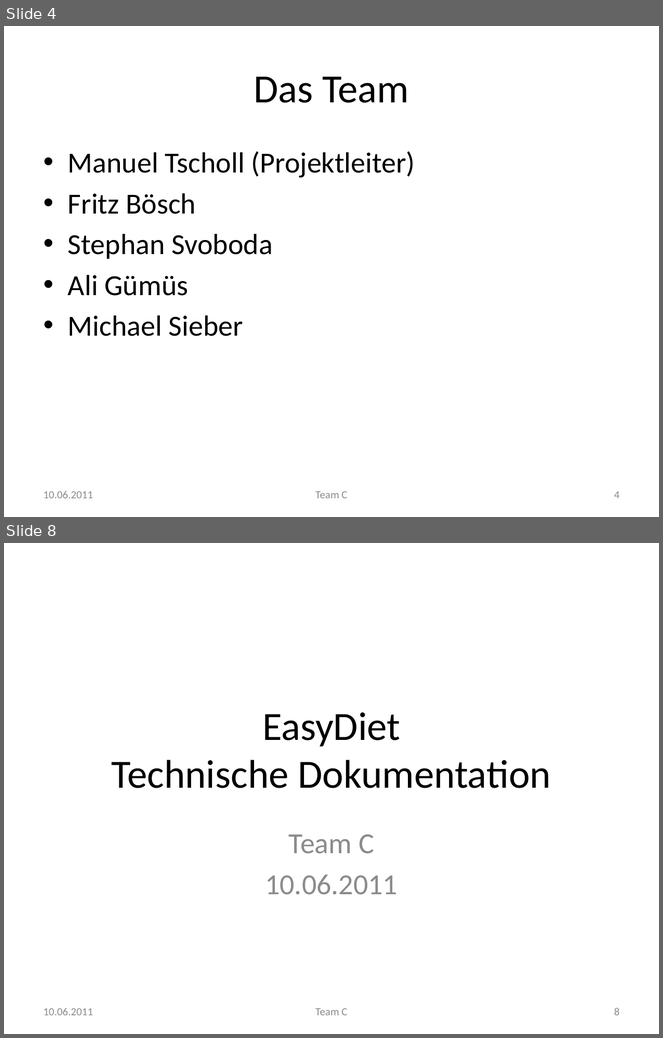
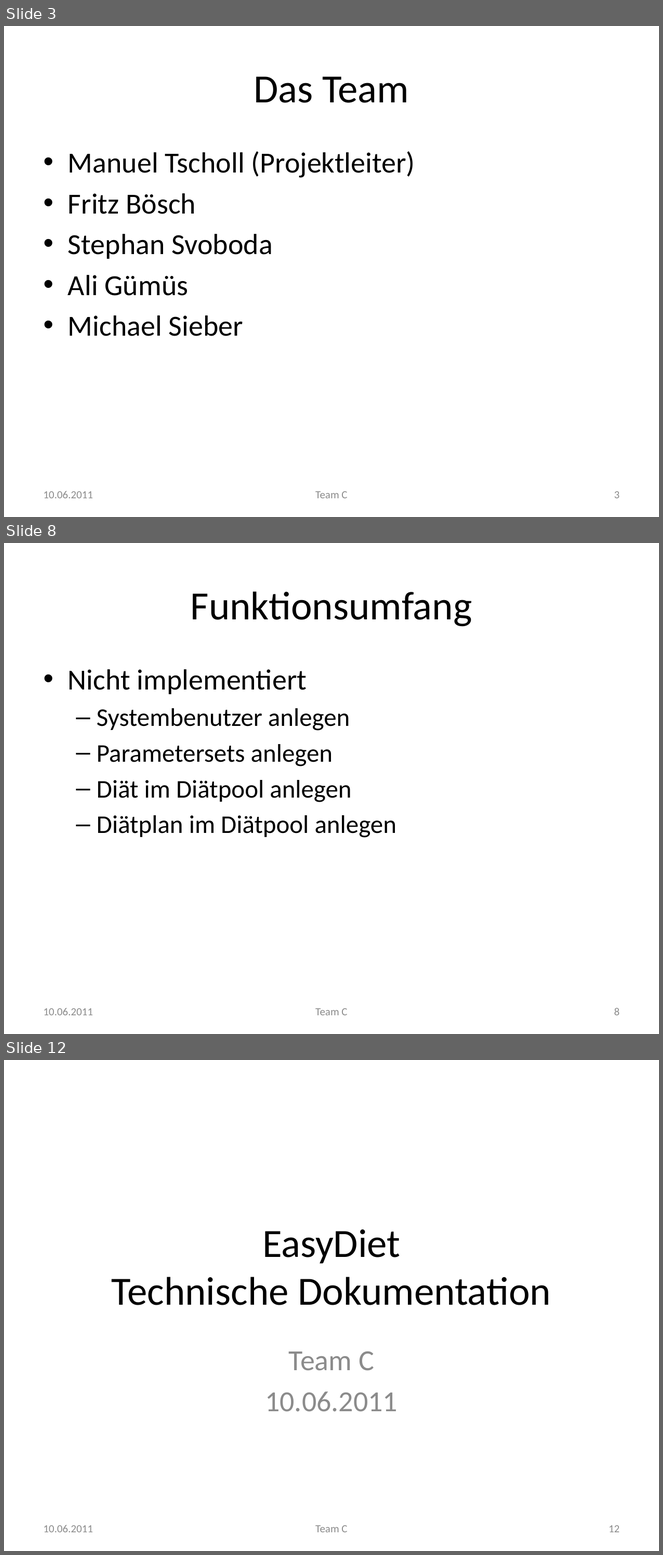
Before and after one commit to manuelTscholl/easydiet-team-c, a slide deck: doc/Abschluss/EasyDiet.pptx. Shown one above the other, each under a label of ours: slides 4 and 8 before the commit, slides 3, 8 and 12 after it; the slides between them are not shown. The pictures are 663x1038 and 663x1555 pixels, drawn with LibreOffice and Linux fonts; fonts in the diff are those of the drawing. Boxes give left, top, right and bottom in pixels: in the first picture for what was removed or moved away, otherwise in the second. Text is boxed around its words. In the diff, an @@ line names an element or a change of style, - is before the commit and + after.

```diff
--- a/doc/Abschluss/EasyDiet.pptx
+++ b/doc/Abschluss/EasyDiet.pptx
@@ slide 8 added at [4,543,659,1034], background #FFFFFF @@
@@ title added at [191,591,473,627], 44 pt, text #000000 @@
+Funktionsumfang
@@ text added at [68,669,397,838], 28 pt, text #000000 @@
+• Nicht implementiert
+  – Systembenutzer anlegen
+  – Parametersets anlegen
+  – Diät im Diätpool anlegen
+  – Diätplan im Diätpool anlegen
@@ text added at [44,1008,93,1016], 12 pt, text #8C8C8C @@
+10.06.2011
@@ text added at [315,1008,347,1016], 12 pt, text #8C8C8C @@
+Team C
@@ page number added at [614,1008,620,1016], 12 pt, text #8C8C8C @@
+8
@@ what was slide 4 is now slide 3 @@
@@ page number at [614,491,620,499]: text changed @@
-4
+3
@@ what was slide 8 is now slide 12 @@
@@ page number at [609,1525,620,1533]: text changed @@
-8
+12
```
Also in this commit, not shown: 12 slides changed, 10 other slides added, 3 other files.
